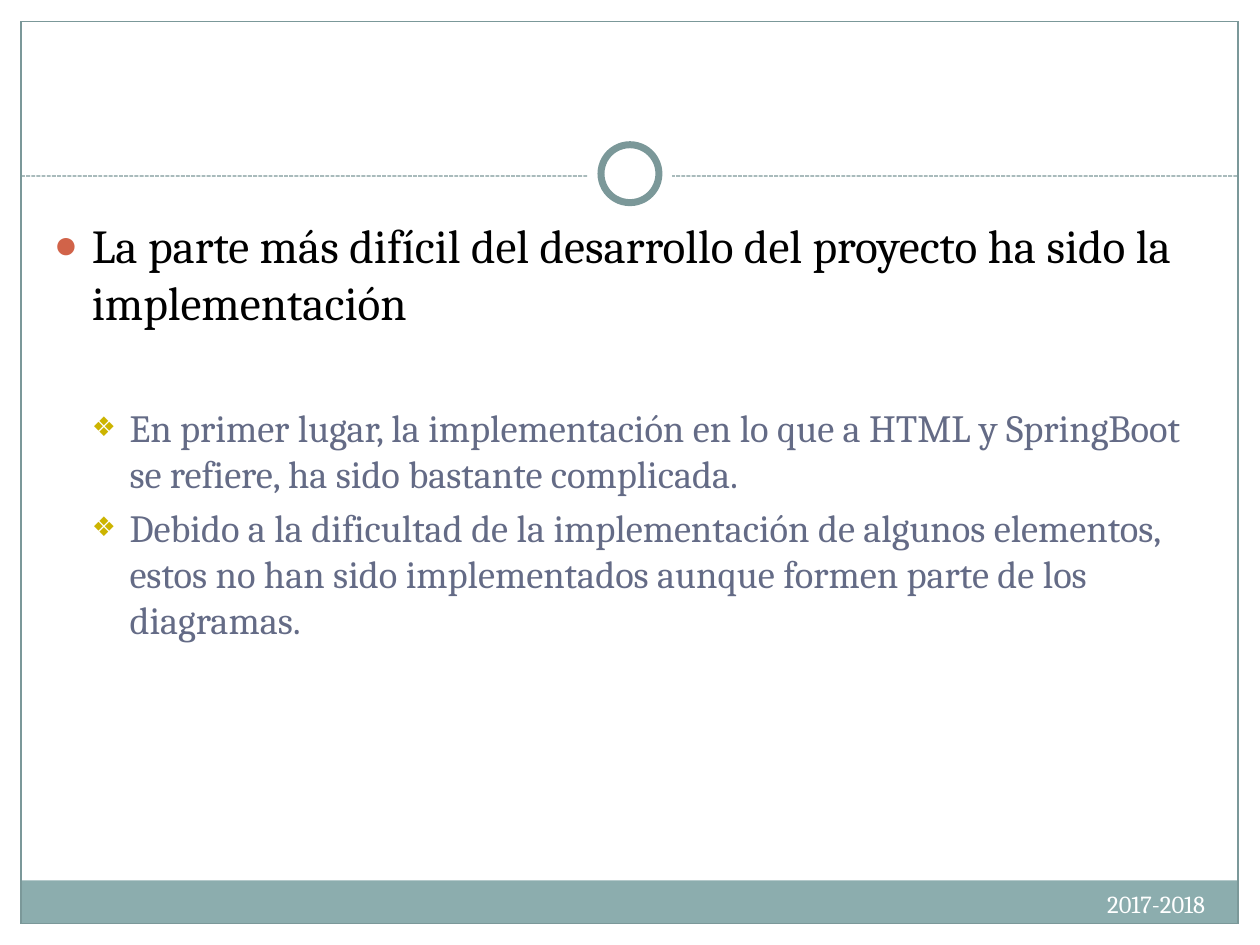
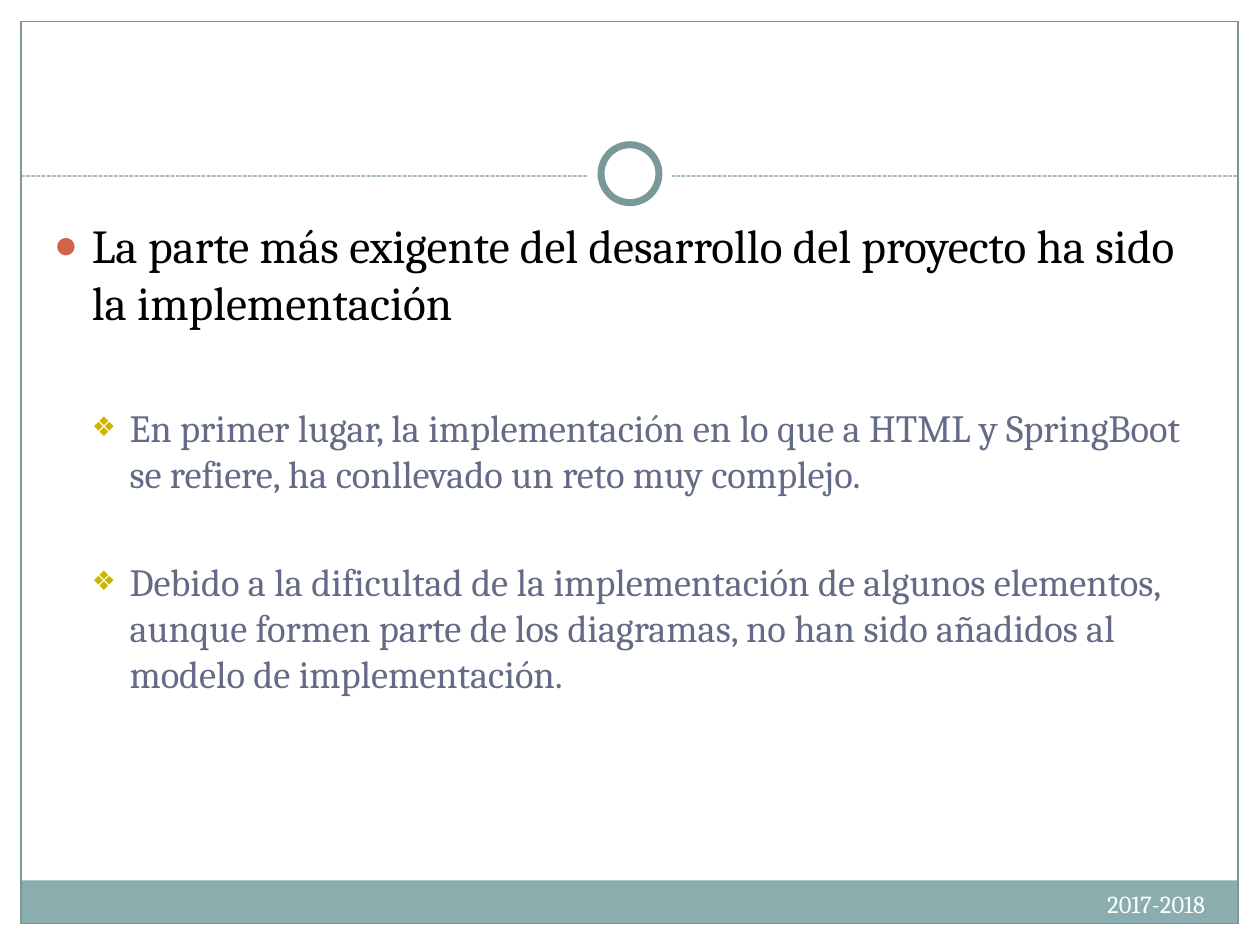
Before and after one commit to albertoaguileram/dsd, a slide deck: slide 6 of IntroIngSoft.PresentacionesFinales.pptx. Drawn at 1260x945 pixels with LibreOffice and Linux fonts; fonts in the diff are those of the drawing. Boxes give left, top, right and bottom in pixels: in the first picture for what was removed or moved away, otherwise in the second. Text is boxed around its words. In the diff, an @@ line names an element or a change of style, - is before the commit and + after.

```diff
--- a/IntroIngSoft.PresentacionesFinales.pptx
+++ b/IntroIngSoft.PresentacionesFinales.pptx
@@ text at bbox=[92, 230, 1180, 696]: text changed @@
-● La parte más difícil del desarrollo del proyecto ha sido la implementación
-  ❖ En primer lugar, la implementación en lo que a HTML y SpringBoot se refiere, ha sido bastante complicada.
-  ❖ Debido a la dificultad de la implementación de algunos elementos, estos no han sido implementados aunque formen parte de los diagramas.
+● La parte más exigente del desarrollo del proyecto ha sido la implementación
+  ❖ En primer lugar, la implementación en lo que a HTML y SpringBoot se refiere, ha conllevado un reto muy complejo.
+  ❖ Debido a la dificultad de la implementación de algunos elementos, aunque formen parte de los diagramas, no han sido añadidos al modelo de implementación.
```
Also in this commit, not shown: 17 other slides changed.
